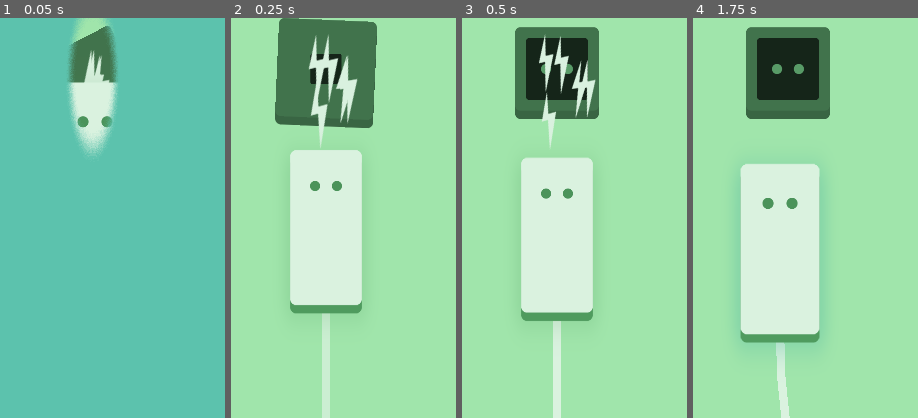
Above: before the commit, frames 1-4 (left to right).
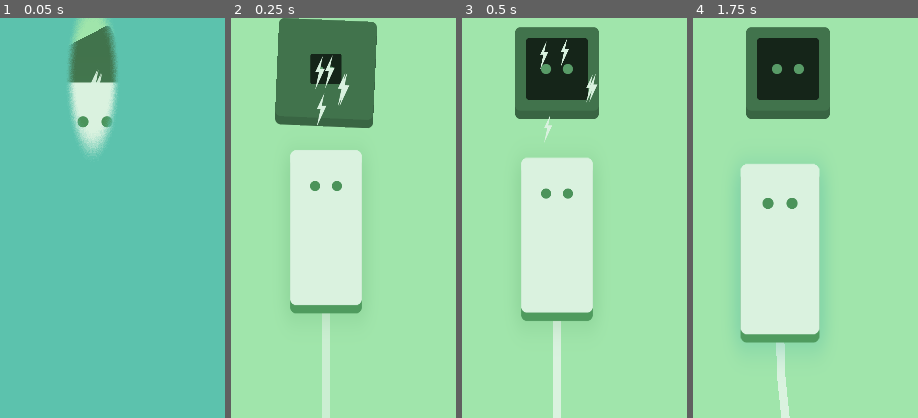
Above: after the commit, the same moments.

Repository: unSAME-Studio/ProjectOutlet
Game: Godot game, scene res://scenes/Menu.tscn
The game is run twice, just before and just after one commit, with the same random seed, the same clock (stepped at 60 frames per second) and the same inputs.
Inputs (mouse positions are % of the whole screen's width and height, from its top left):
- Up to frame 1 (0.05 s): no input
- Up to frame 2 (0.25 s): no input
- Up to frame 3 (0.5 s): no input
- Up to frame 4 (1.75 s): drag from (50, 71) to (60, 28) at 0.52 s; drag from (30, 55) to (51, 68) at 1.27 s
The pictures show only the part of the screen within x 29-79%, y 44-94%; the shares and areas given below are measured in that part.

The runs differ from the first frame. In frame 1, 0.4% of the frame differs, in the area x 37-49%, y 8-17%; in frame 2, 1.8%, in the area x 34-57%, y 4-33%; in frame 3, 1.6%; in frame 4, nothing differs.

Commit message:
Save System Finished

Diff:
--- a/objects/Plug.tscn
+++ b/objects/Plug.tscn
@@ -20,13 +20,6 @@
 [sub_resource type="RectangleShape2D" id=1]
 extents = Vector2( 32, 64 )
 
-[sub_resource type="Gradient" id=12]
-offsets = PoolRealArray( 0.534162, 1 )
-colors = PoolColorArray( 1, 1, 1, 1, 1, 1, 1, 0.341176 )
-
-[sub_resource type="GradientTexture" id=13]
-gradient = SubResource( 12 )
-
 [sub_resource type="Curve" id=9]
 _data = [ Vector2( 0, 1 ), 0.0, 0.0, 0, 0, Vector2( 0.983696, 0.00454545 ), -2.50909, 0.0, 0, 0 ]
 
@@ -39,18 +32,13 @@
 flag_disable_z = true
 direction = Vector3( 0, 0, 0 )
 spread = 180.0
+flatness = 1.0
 gravity = Vector3( 0, 0, 0 )
-initial_velocity = 586.5
+initial_velocity = 350.0
 initial_velocity_random = 0.16
 orbit_velocity = 0.0
 orbit_velocity_random = 0.0
-damping = 800.0
-damping_random = 0.29
-angle = 19.1
-angle_random = 0.77
-scale = 2.0
 scale_curve = SubResource( 10 )
-color_ramp = SubResource( 13 )
 
 [sub_resource type="Animation" id=4]
 resource_name = "bad_rotate"
--- a/project.godot
+++ b/project.godot
@@ -25,6 +25,7 @@
 ColorManager="*res://scripts/ColorManager.gd"
 TransitionManager="*res://scripts/TransitionManager.gd"
 SoundPlayer="*res://scripts/Sound_player.gd"
+SaveSystem="*res://scripts/SaveSystem.gd"
 
 [display]
 
--- /dev/null
+++ b/scripts/SaveSystem.gd
@@ -0,0 +1,36 @@
+extends Node
+
+
+func _ready():
+	load_game()
+
+
+func save_game():
+	var save_game = File.new()
+	save_game.open("user://savegame.save", File.WRITE)
+
+	var save_dict = {}
+	for i in Global.level.keys():
+		save_dict[i] = Global.level[i]["completed"]
+
+	save_game.store_var(save_dict)
+
+	save_game.close()
+
+
+func load_game():
+	var save_game = File.new()
+
+	# create a new save file then open
+	if not save_game.file_exists("user://savegame.save"):
+		save_game()
+
+	save_game.open("user://savegame.save", File.READ)
+
+	var save_dict = save_game.get_var()
+
+	# Set values to global
+	for key in save_dict.keys():
+		Global.level[key]["completed"] = save_dict[key]
+
+	save_game.close()
--- a/scripts/console.gd
+++ b/scripts/console.gd
@@ -18,4 +18,7 @@
 
 
 func game_finished():
+	Global.level[Global.current_level]["completed"] = true
+	SaveSystem.save_game()
+
 	Global.main.game_finished()
--- a/scripts/global.gd
+++ b/scripts/global.gd
@@ -26,7 +26,8 @@
 		"plugs": [
 			[1, 2, 0, 0],
 		],
-		"hint": "[center]Click to Rotate[/center]\n[center]Drag to Move[/center]"
+		"hint": "[center]Click to Rotate[/center]\n[center]Drag to Move[/center]",
+		"completed": false,
 	},
 	2: {
 		"grid": [
@@ -37,7 +38,8 @@
 			[1, 2, 0, 0],
 			[1, 1, 0, 0],
 		],
-		"hint": "[center]Fit all the plugs[/center][center]on the outlets[/center]"
+		"hint": "[center]Fit all the plugs[/center][center]on the outlets[/center]",
+		"completed": false,
 	},
 	3: {
 		"grid": [
@@ -58,7 +60,8 @@
 			[1, 1, 0, 0, TYPE.ONE],
 			[2, 3, 0, 0]
 		],
-		"hint": "[center]Match the plugs[/center][center]to their outlets[/center]"
+		"hint": "[center]Match the plugs[/center][center]to their outlets[/center]",
+		"completed": false,
 	},
 	4: {
 		"grid": [
@@ -75,7 +78,8 @@
 			[1, 3, 0, 1],
 			[2, 3, 1, 0],
 			[2, 2, 1, 1, TYPE.ONE],
-		]
+		],
+		"completed": false,
 	},
 	5: {
 		"grid": [
@@ -89,7 +93,8 @@
 			[3, 1, 1, 0],
 			[1, 3, 0, 0],
 			[1, 1, 0, 0],
-		]
+		],
+		"completed": false,
 	},
 	6: {
 		"grid": [
@@ -108,7 +113,8 @@
 			[3, 2, 0, 0],
 			[1, 2, 0, 0, TYPE.ONE],
 			[1, 1, 0, 0, TYPE.ONE],
-		]
+		],
+		"completed": false,
 	},
 	7: {
 		"grid": [
@@ -127,7 +133,8 @@
 			[1, 2, 0, 0, TYPE.ALL],
 			[1, 2, 0, 0, TYPE.ALL],
 			[1, 1, 0, 0, TYPE.ALL],
-		]
+		],
+		"completed": false,
 	},
 	8: {
 		"grid": [
@@ -137,7 +144,8 @@
 			[1, 3, 0, 0, TYPE.TWO, [[0, 1, TYPE.TWO, 1]]],
 			[1, 2, 0, 0],
 		],
-		"hint": "[center]Some plugs have an additional outlet[/center]"
+		"hint": "[center]Some plugs have an additional outlet[/center]",
+		"completed": false,
 	},
 	9: {
 		"grid": [
@@ -154,6 +162,7 @@
 			[1, 2, 0, 0, TYPE.ONE],
 			[1, 2, 0, 0, TYPE.ONE],
 		],
+		"completed": false,
 	},
 	10: {
 		"grid": [
@@ -174,9 +183,10 @@
 			[1, 1, 0, 0],
 			[1, 1, 0, 0],
 		],
-		"hint": "[center]How far can you stack?[/center]"
-	},
-	11: {"outlets":[[0, 0, 1, 0], [1, 0, 1, 3], [1, 1, 1, 0], [0, 1, 1, 1]], "plugs":[[1, 4, 0, 0, 1], [1, 4, 0, 0, 1], [1, 4, 0, 0, 1], [1, 4, 0, 0, 1]], "size":[2, 2]},
+		"hint": "[center]How far can you stack?[/center]",
+		"completed": false,
+	},
+	11: {"outlets":[[0, 0, 1, 0], [1, 0, 1, 3], [1, 1, 1, 0], [0, 1, 1, 1]], "plugs":[[1, 4, 0, 0, 1], [1, 4, 0, 0, 1], [1, 4, 0, 0, 1], [1, 4, 0, 0, 1]], "size":[2, 2], "completed": false},
 	12: {
 		"grid": [
 			[1, 1, 0, 1, 0, 1, 0, 0, 1],
@@ -194,7 +204,8 @@
 			[1, 1, 0, 0],
 			[1, 1, 0, 0],
 		],
-		"hint": "[center]Thank you for playing![/center]"
+		"hint": "[center]Thank you for playing![/center]",
+		"completed": false,
 	}
 }
 
--- a/ui/LevelButton.gd
+++ b/ui/LevelButton.gd
@@ -6,6 +6,10 @@
 
 func _ready():
 	$Button/Label.set_text(String(level))
+
+	# check mark
+	if Global.level[level]["completed"]:
+		$Button/Completed.show()
 
 	if OS.get_name() in ["Windows", "OSX", "HTML5","X11"]:
 		$Button.connect("mouse_entered", self, "_on_hover")
--- a/ui/LevelButton.tscn
+++ b/ui/LevelButton.tscn
@@ -76,12 +76,14 @@
 size_flags_vertical = 0
 text = "13"
 
-[node name="TextureRect" type="TextureRect" parent="Button"]
+[node name="Completed" type="TextureRect" parent="Button"]
 visible = false
+anchor_left = 1.0
 anchor_top = 1.0
+anchor_right = 1.0
 anchor_bottom = 1.0
+margin_left = -100.0
 margin_top = -100.0
-margin_right = 100.0
 texture = ExtResource( 4 )
 
 [node name="AnimationPlayer" type="AnimationPlayer" parent="."]
Not shown: 1 places in objects/Plug.tscn that only renumber resources
